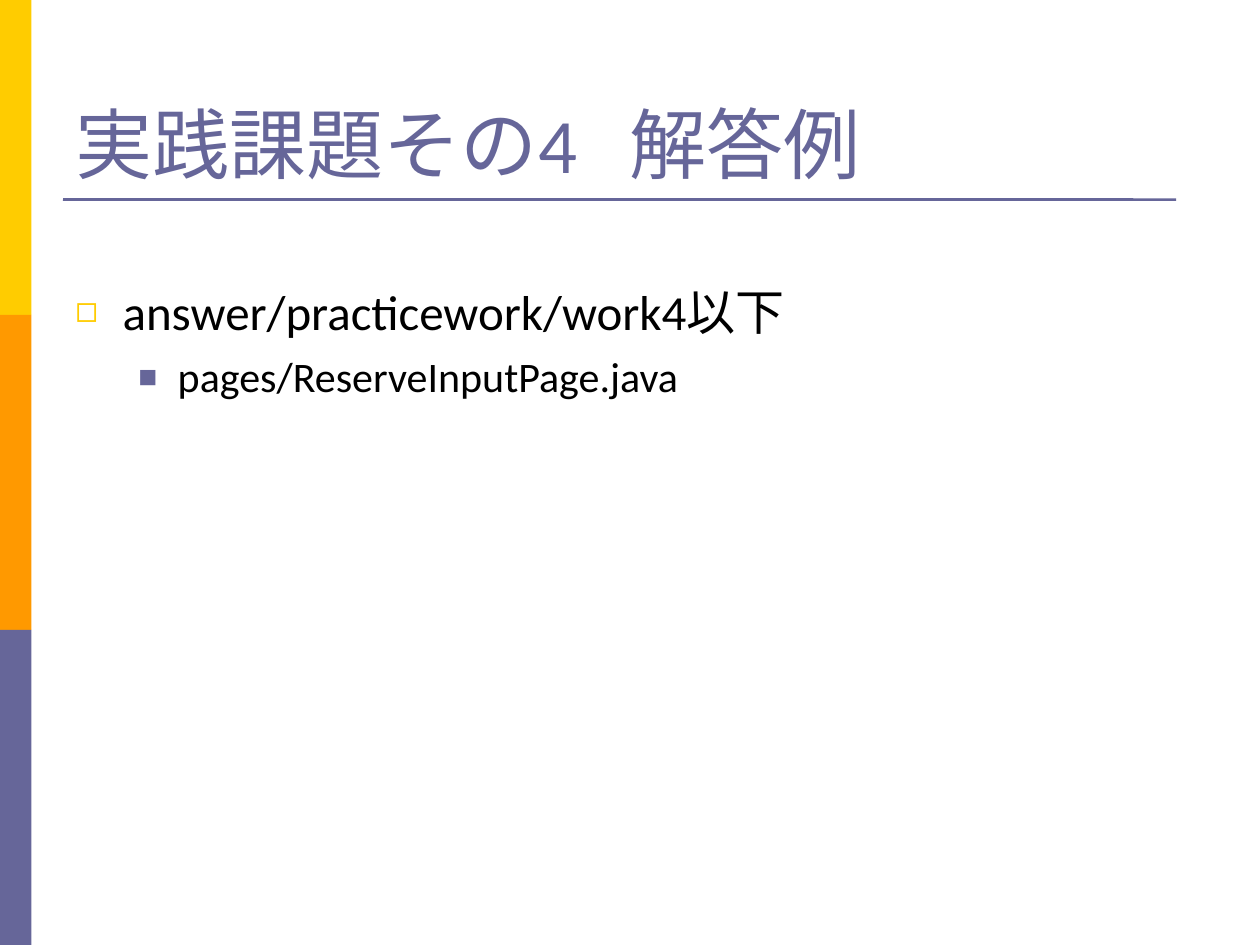
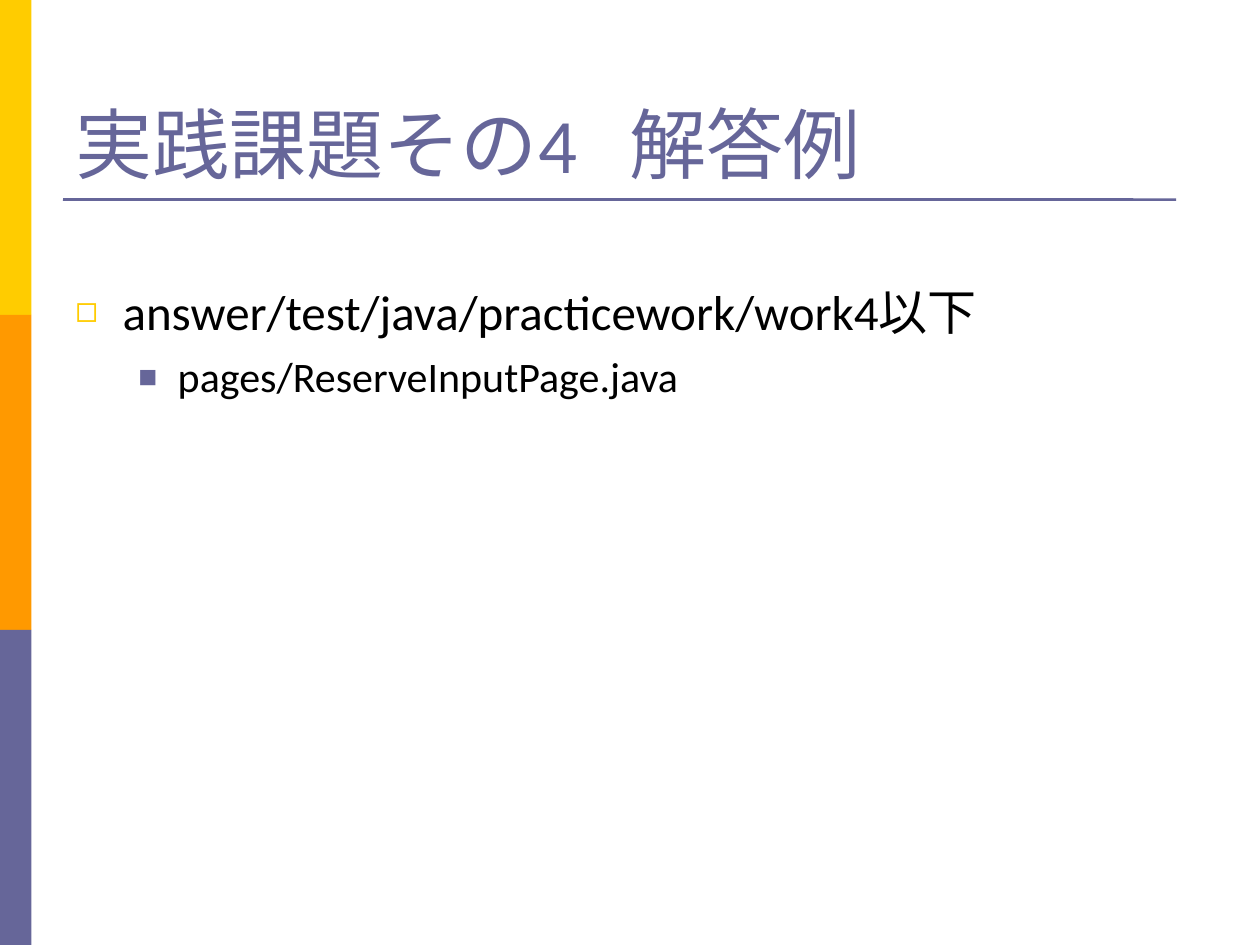
Before and after one commit to takuY-U2/STARHotel, a slide deck: slide 69 of docs/Slide.ppt. Drawn at 1260x945 pixels with LibreOffice and Linux fonts; fonts in the diff are those of the drawing. Boxes give left, top, right and bottom in pixels: in the first picture for what was removed or moved away, otherwise in the second. Text is boxed around its words. In the diff, an @@ line names an element or a change of style, - is before the commit and + after.

Commit message:
move answer files

```diff
--- a/docs/Slide.ppt
+++ b/docs/Slide.ppt
@@ text at [123,291,977,339]: text changed @@
-◻ answer/practicework/work4以下
+◻ answer/test/java/practicework/work4以下
```
Also in this commit, not shown: 4 other slides changed, 16 other files.
